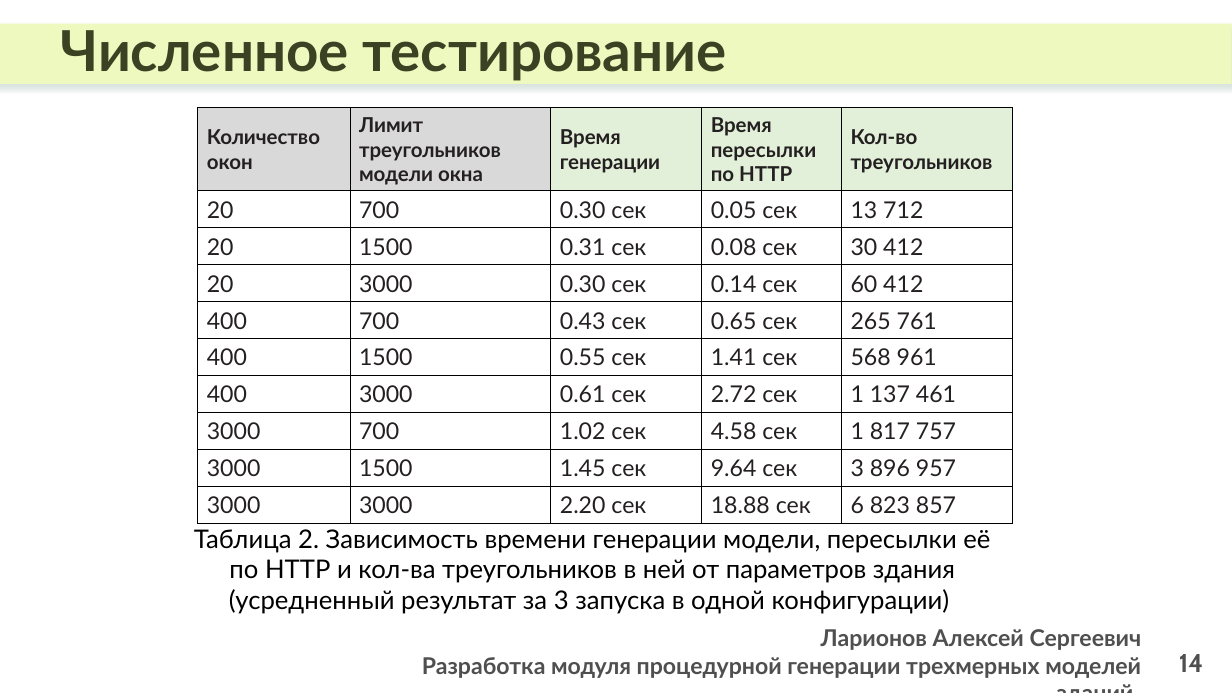
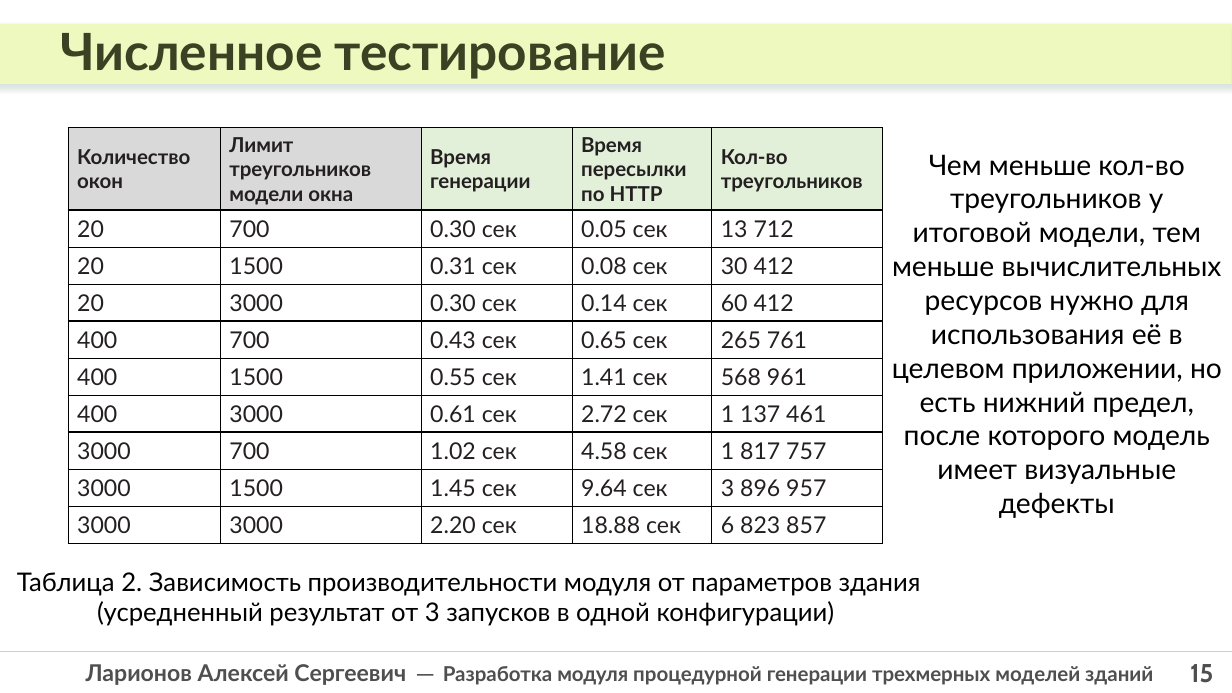
Before and after one commit to laralex/polytech-bachelor-thesis, a slide deck: slide 15 of defence/Ларионов_АС_ВКР_слайды.pptx (slide 14 before the commit). Drawn at 1232x693 pixels with LibreOffice and Linux fonts; fonts in the diff are those of the drawing. Boxes give left, top, right and bottom in pixels: in the first picture for what was removed or moved away, otherwise in the second. Text is boxed around its words. In the diff, an @@ line names an element or a change of style, - is before the commit and + after.

```diff
--- a/defence/Ларионов_АС_ВКР_слайды.pptx
+++ b/defence/Ларионов_АС_ВКР_слайды.pptx
@@ text "Численное тестирование" at box(60, 33, 666, 79): size 44 to 40 pt @@
@@ table at box(67, 128, 882, 543) @@
@@ borders changed @@
@@ table: place and size @@
-table at box(198, 108, 1012, 524)
+table at box(67, 128, 882, 543)
@@ text added at box(892, 154, 1222, 518), 22 pt, text #000000 @@
+Чем меньше кол-во треугольников у итоговой модели, тем меньше вычислительных ресурсов нужно для использования её в целевом приложении, но есть нижний предел, после которого модель имеет визуальные дефекты
@@ text at box(17, 572, 921, 626): text changed @@
-Таблица 2. Зависимость времени генерации модели, пересылки её по HTTP и кол-ва треугольников в ней от параметров здания (усредненный результат за 3 запуска в одной конфигурации)
+Таблица 2. Зависимость производительности модуля от параметров здания (усредненный результат от 3 запусков в одной конфигурации)
@@ line added from (0, 652) to (1232, 652), #D0CECE 1 pt @@
@@ page number removed at box(1179, 654, 1203, 672) @@
-14
@@ text at box(86, 664, 1153, 685): text changed; size 18 to 16 pt @@
-Ларионов Алексей Сергеевич
-Разработка модуля процедурной генерации трехмерных моделей зданий
+Ларионов Алексей Сергеевич ─ Разработка модуля процедурной генерации трехмерных моделей зданий
@@ page number added at box(1190, 664, 1213, 683), 20 pt, text #4F4F4F, bold @@
+15
```
Also in this commit, not shown: 14 other slides changed, 1 slide added, 3 other files.
